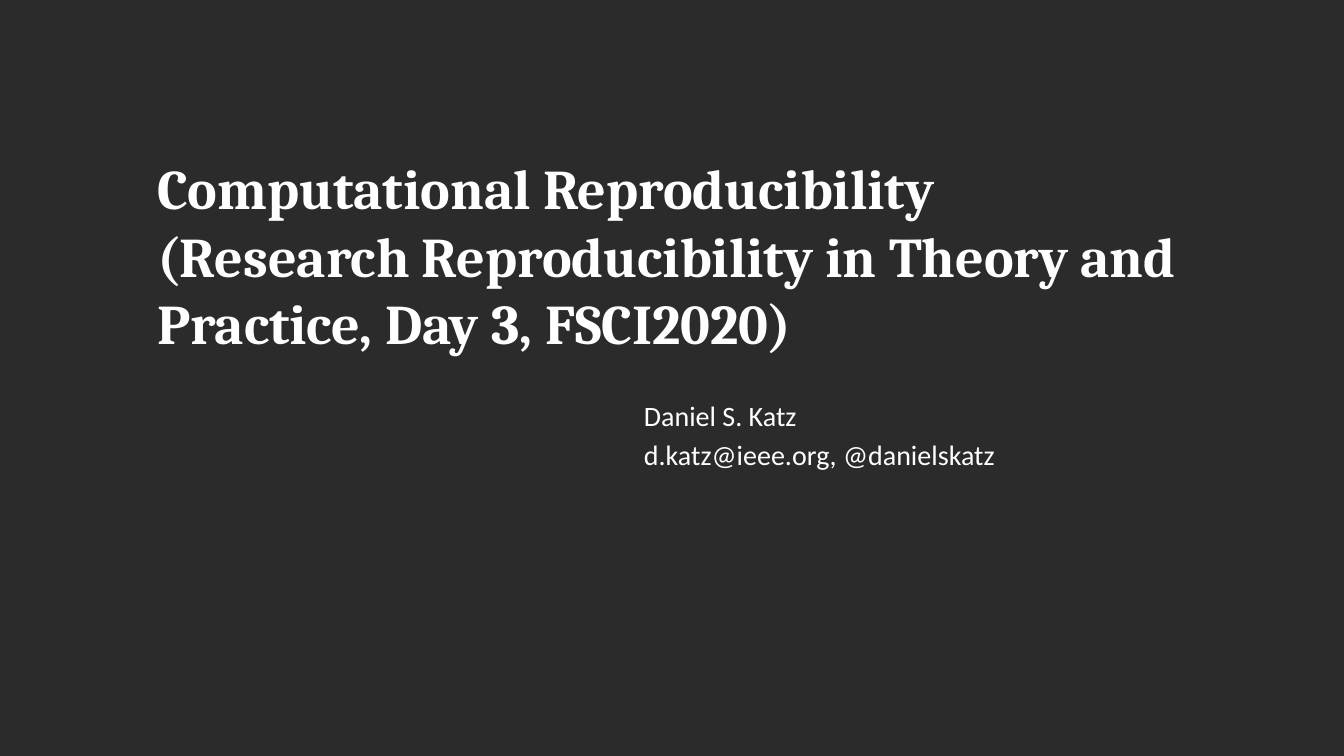
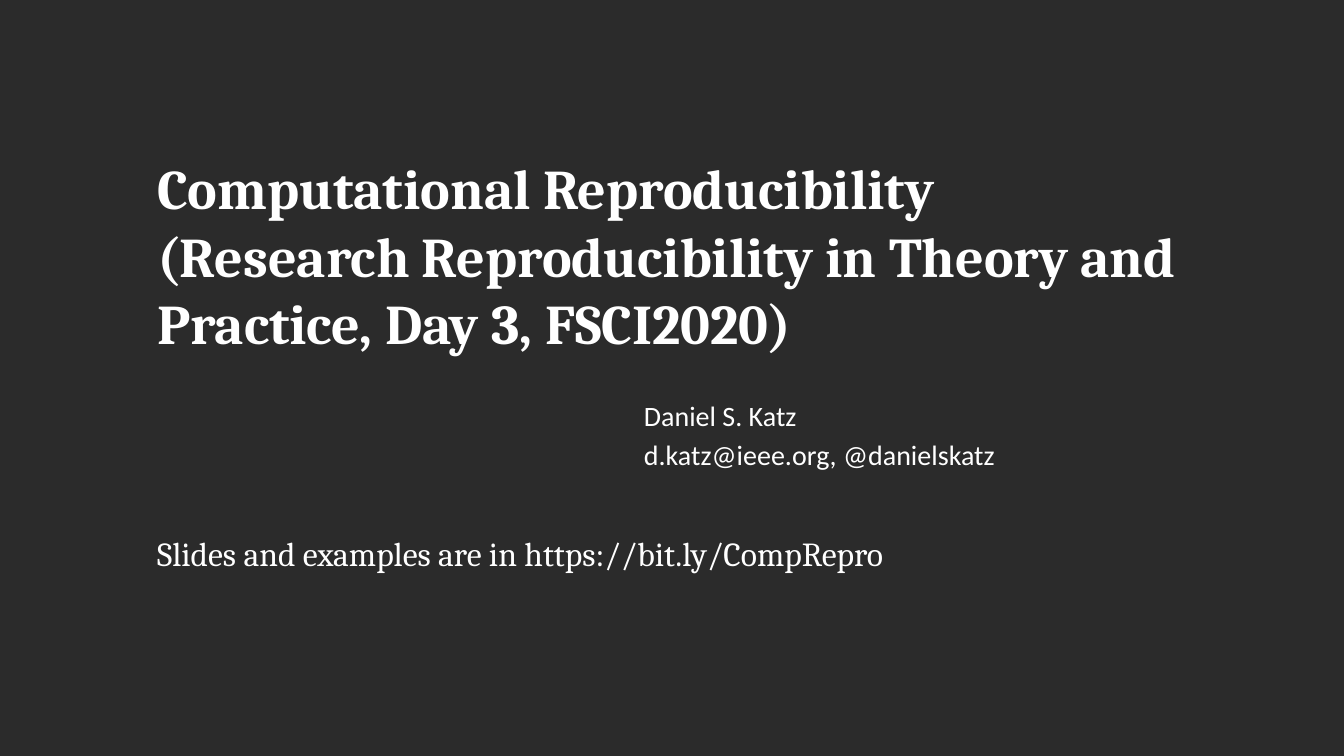
Before and after one commit to danielskatz/repro-fdtd1d, a slide deck: slide 1 of Computational_Reproducibility.pptx. Drawn at 1344x756 pixels with LibreOffice and Linux fonts; fonts in the diff are those of the drawing; background and template pictures are left out; a plain dark background stands for a picture behind light text. Boxes give left, top, right and bottom in pixels: in the first picture for what was removed or moved away, otherwise in the second. Text is boxed around its words. In the diff, an @@ line names an element or a change of style, - is before the commit and + after.

Commit message:
updating slides with link to repo

```diff
--- a/Computational_Reproducibility.pptx
+++ b/Computational_Reproducibility.pptx
@@ text added at (x1=157, y1=542, x2=883, y2=574), 24 pt, text #FFFFFF @@
+Slides and examples are in https://bit.ly/CompRepro
```
Also in this commit, not shown: 1 other file.
